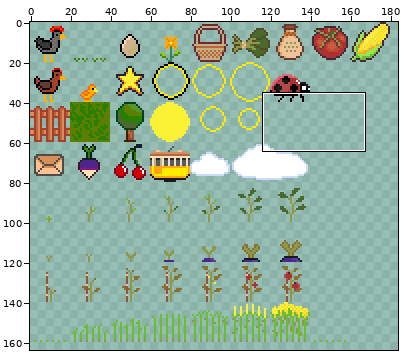
One commit to this sprite sheet: graphics/images.png. The picture above shows the old version from afar; the outline marks the close-up.
Close-up. The starting point:
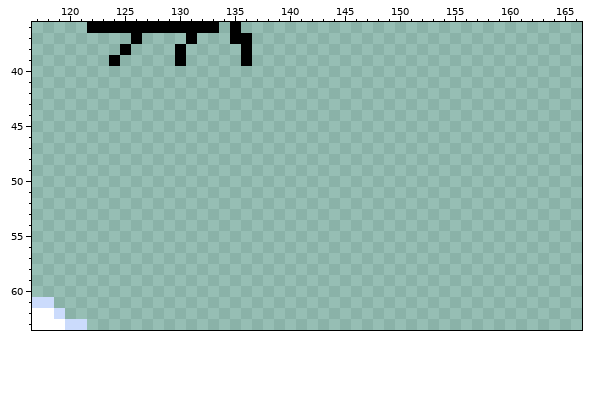
The file is 256x256 pixels. Pixels under 10% opacity are left out. Colours within 5 levels of each other are drawn and written as one. Shown: x 117..166, y 36..63. The wide view leaves out empty margins.
The result:
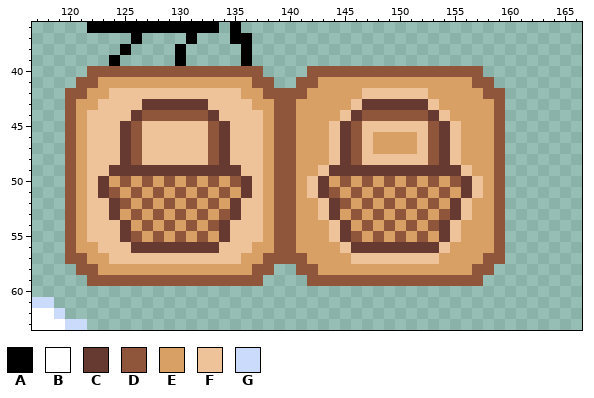
Palette (. is transparent): A #000000  B #ffffff  C #663931  D #8f563b  E #d9a066  F #eec39a  G #cbdbfc
The edit:
Changed rows in their new state; - is an unchanged pixel.
first column x 120:
40 --DDDDDDDDDDDDDDDD----DDDDDDDDDDDDDDDD--
41 -DDEEEEEEEEEEEEEEDD--DDEEEEEEEEEEEEEEDD-
42 DDEEFFFFFFFFFFFFEEDDDDEEEEEFFFFFFEEEEEDD
43 DEEFFFFCCCCCCFFFFEEDDEEEEEFCCCCCCFEEEEED
44 DEFFFFCDDDDDDCFFFFEDDEEEEFCDDDDDDCFEEEED
45 DEFFFCDFFFFFFDCFFFEDDEEEFCDFFFFFFDCFEEED
46 DEFFFCDFFFFFFDCFFFEDDEEEFCDFEEEEFDCFEEED
47 DEFFFCDFFFFFFDCFFFEDDEEEFCDFEEEEFDCFEEED
48 DEFFFCDFFFFFFDCFFFEDDEEEFCDFFFFFFDCFEEED
49 DEFFCCCCCCCCCCCCFFEDDEEFCCCCCCCCCCCCFEED
50 DEFCEDEDEDEDEDEDCFEDDEFCEDEDEDEDEDEDCFED
51 DEFCDEDEDEDEDEDECFEDDEFCDEDEDEDEDEDECFED
52 DEFFCDEDEDEDEDECFFEDDEEFCDEDEDEDEDECFEED
53 DEFFCEDEDEDEDEDCFFEDDEEFCEDEDEDEDEDCFEED
54 DEFFFCEDEDEDEDCFFFEDDEEEFCEDEDEDEDCFEEED
55 DEFFFCDEDEDEDECFFFEDDEEEFCDEDEDEDECFEEED
56 DEEFFFCCCCCCCCFFFEEDDEEEEFCCCCCCCCFEEEED
57 DDEEFFFFFFFFFFFFEEDDDDEEEEFFFFFFFFEEEEDD
58 -DDEEEEEEEEEEEEEEDD--DDEEEEEEEEEEEEEEDD-
59 --DDDDDDDDDDDDDDDD----DDDDDDDDDDDDDDDD--
